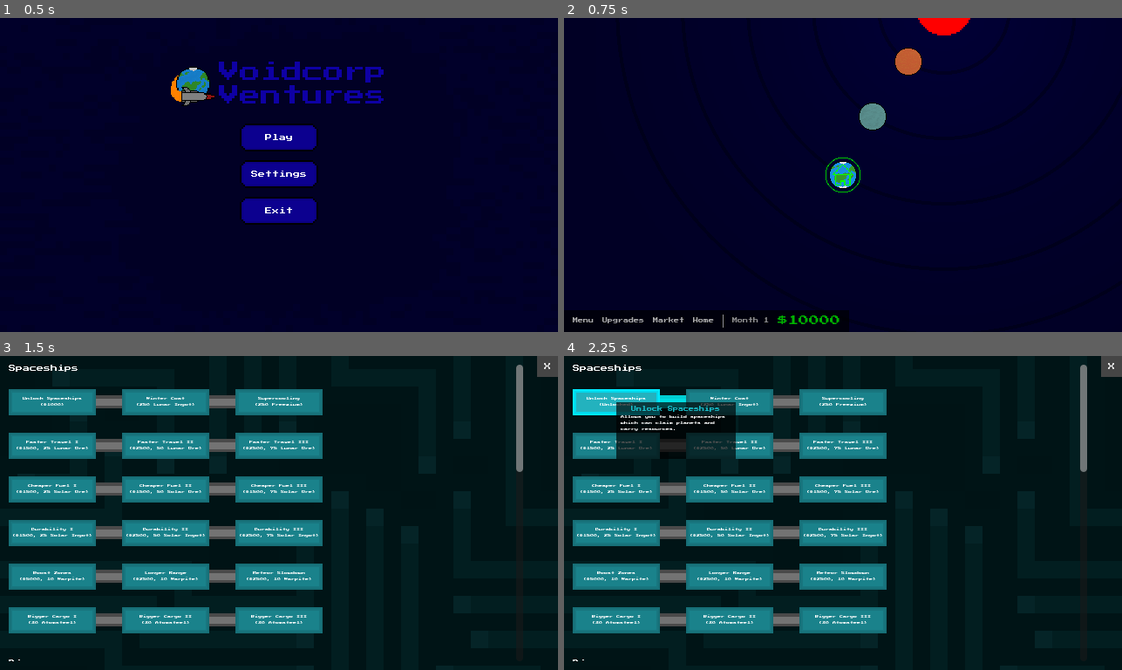
Above: before the commit, frames 1-4 (two rows, left to right).
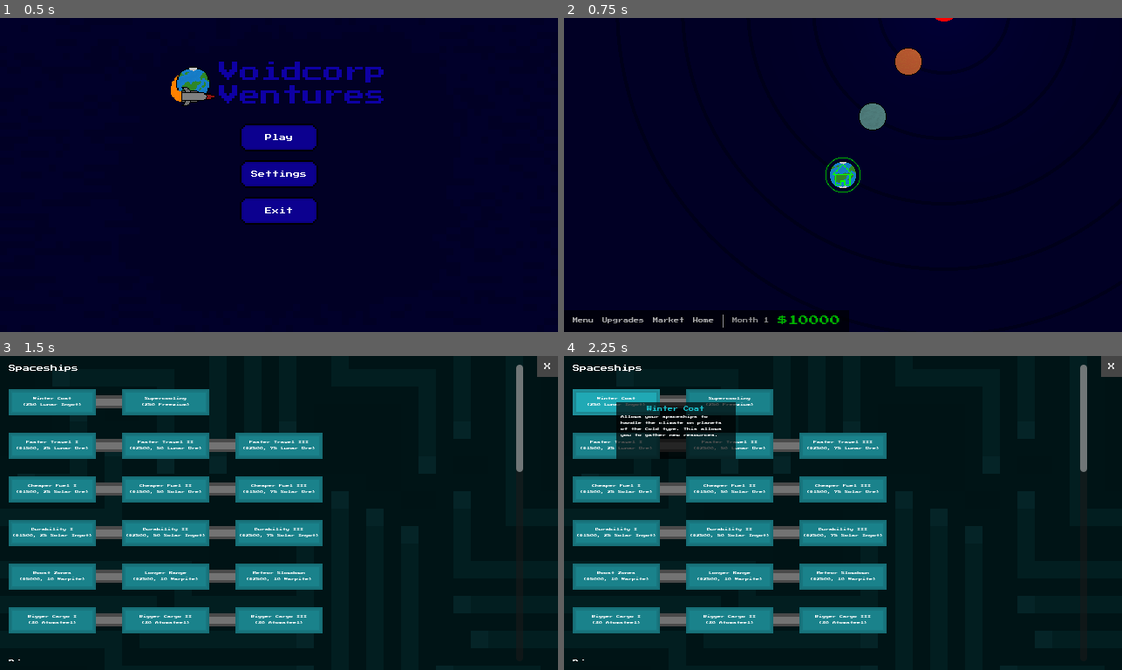
Above: after the commit, the same moments.

Repository: fmachek/voidcorp-ventures
Game: Godot game, scene res://scenes/Game.tscn
Same seed, same stepped clock (60 frames per second), same inputs: the game is played once before the commit and once after it. Sound files missing from this copy of the repository are replaced by a short silence.
Inputs (mouse positions are in pixels of both pictures, inside the frame that each line leads up to):
- Up to frame 1 (0.5 s): no input
- Up to frame 2 (0.75 s): click "Play" at 0.5 s
- Up to frame 3 (1.5 s): click "Upgrades" at 1.25 s
- Up to frame 4 (2.25 s): click (614, 403) at 2 s, where only the run before the commit has a clickable "Unlock Spaceships ($1000)"

Frame 1 is identical in both runs. In frame 2, 0.5% of the frame differs, in the area x 47-73%, y 0-55%; in frame 3, 1.7%; in frame 4, 2.7%, in the area x 1-58%, y 10-26%.

Commit message:
qol: Improve tooltip behavior
Improvements:
- Upgrade, planet and spaceship tooltips no longer overflow from the screen
- Planet tooltips no longer overlap with the planet UI

Bug fixes:
- Spaceship UI elements now detect the mouse correctly

Diff:
--- a/scenes/gameobjects/systems/HomePlanetarySystem.tscn
+++ b/scenes/gameobjects/systems/HomePlanetarySystem.tscn
@@ -107,6 +107,7 @@
 
 [node name="PlanetIndicatorPanel" parent="Panel" instance=ExtResource("4_7rlj0")]
 layout_mode = 1
+mouse_filter = 2
 
 [connection signal="input_event" from="Area2D" to="." method="_on_area_2d_input_event"]
 [connection signal="mouse_entered" from="Area2D" to="." method="_on_area_2d_mouse_entered"]
--- a/scenes/gameobjects/systems/objects/Star.tscn
+++ b/scenes/gameobjects/systems/objects/Star.tscn
@@ -22,7 +22,6 @@
 script = ExtResource("1_rld4i")
 
 [node name="Sprite2D" type="Sprite2D" parent="."]
-scale = Vector2(2, 2)
 texture = ExtResource("1_88gev")
 
 [node name="PointLight2D" type="PointLight2D" parent="Sprite2D"]
--- a/scenes/ui/spaceships/SpaceshipUnit.tscn
+++ b/scenes/ui/spaceships/SpaceshipUnit.tscn
@@ -15,6 +15,7 @@
 offset_right = 65.0
 offset_bottom = 38.0
 mouse_filter = 0
+mouse_force_pass_scroll_events = false
 mouse_default_cursor_shape = 2
 script = ExtResource("1_sve46")
 
@@ -39,6 +40,7 @@
 grow_horizontal = 2
 grow_vertical = 2
 rotation = -0.261799
+mouse_filter = 2
 texture = ExtResource("2_evwuw")
 stretch_mode = 5
 
--- a/scenes/ui/systems/PlanetIndicatorPanel.tscn
+++ b/scenes/ui/systems/PlanetIndicatorPanel.tscn
@@ -21,3 +21,6 @@
 layout_mode = 2
 theme_override_constants/separation = 16
 alignment = 2
+
+[node name="TextureRect" type="TextureRect" parent="."]
+layout_mode = 2
--- a/scenes/ui/upgrades/UpgradeUI.tscn
+++ b/scenes/ui/upgrades/UpgradeUI.tscn
@@ -83,16 +83,6 @@
 layout_mode = 2
 theme_override_constants/separation = 0
 
-[node name="UpgradeButton" parent="TextureRect/MarginContainer/ScrollContainer/VBoxContainer/UpgradeTrack1/UpgradeRow" node_paths=PackedStringArray("tooltip") instance=ExtResource("3_ybmuu")]
-custom_minimum_size = Vector2(60, 0)
-layout_mode = 2
-upgrade_id = 1
-tooltip = NodePath("../../../../../../../UpgradeTooltip")
-
-[node name="UpgradeConnection" parent="TextureRect/MarginContainer/ScrollContainer/VBoxContainer/UpgradeTrack1/UpgradeRow" node_paths=PackedStringArray("upgrade_button") instance=ExtResource("3_oo27c")]
-layout_mode = 2
-upgrade_button = NodePath("../UpgradeButton")
-
 [node name="UpgradeButton2" parent="TextureRect/MarginContainer/ScrollContainer/VBoxContainer/UpgradeTrack1/UpgradeRow" node_paths=PackedStringArray("tooltip") instance=ExtResource("3_ybmuu")]
 custom_minimum_size = Vector2(60, 0)
 layout_mode = 2
--- a/scripts/ui/tooltips/planet_tooltip.gd
+++ b/scripts/ui/tooltips/planet_tooltip.gd
@@ -1,4 +1,4 @@
-extends Node
+extends Control
 class_name PlanetTooltip
 ## This class represents the tooltip that shows up when you hover over a [Planet].
 
@@ -35,10 +35,33 @@
 
 ## Moves the tooltip to the mouse position every frame, but only if it's currently visible.
 func _process(delta: float) -> void:
-	if planet != null and self.visible:
-		var mouse_pos = get_viewport().get_mouse_position()
-		$ColorRect.position.x = mouse_pos.x
-		$ColorRect.position.y = mouse_pos.y - $ColorRect.size.y
+	if planet != null and visible:
+		var rect_width = $ColorRect.size.x
+		var mouse_pos = get_global_mouse_position()
+
+		var new_pos = mouse_pos
+
+		var game_ui = $"/root/Game/UILayer/GameUI"
+		var planet_ui = game_ui.get_node("PlanetUI")
+
+		var limit_x
+		if planet_ui.visible:
+			limit_x = planet_ui.global_position.x
+		else:
+			limit_x = game_ui.global_position.x + game_ui.size.x
+
+		if mouse_pos.x > limit_x:
+			var x_difference = mouse_pos.x - limit_x
+			new_pos.x -= x_difference
+
+		if new_pos.x + rect_width > limit_x:
+			new_pos.x -= rect_width
+
+		var limit_y = planet_ui.global_position.y
+		if mouse_pos.y - $ColorRect.size.y > limit_y:
+			new_pos.y -= $ColorRect.size.y
+
+		global_position = new_pos
 
 ## This function updates the tooltip contents such as the planet name label and
 ## owned label.
--- a/scripts/ui/tooltips/spaceship_tooltip.gd
+++ b/scripts/ui/tooltips/spaceship_tooltip.gd
@@ -9,8 +9,22 @@
 
 func _process(delta: float) -> void:
 	if spaceship != null:
+		var rect_width = $ColorRect.size.x
 		var mouse_pos = get_global_mouse_position()
-		self.global_position = mouse_pos + Vector2(0, -self.size.y)
+
+		var new_pos = mouse_pos
+
+		var game_ui = $"/root/Game/UILayer/GameUI"
+		var planet_ui = game_ui.get_node("PlanetUI")
+
+		var limit_x = game_ui.global_position.x + game_ui.size.x
+
+		if new_pos.x + rect_width > limit_x:
+			new_pos.x -= rect_width
+
+		new_pos.y -= $ColorRect.size.y
+
+		global_position = new_pos
 
 
 func load_spaceship(spaceship: Spaceship) -> void:
Not shown: 1 places in scenes/Game.tscn that only renumber resources
Not shown: 1 places in scenes/gameobjects/systems/DiscoverablePlanetarySystem.tscn that only renumber resources
Not shown: 1 places in scenes/gameobjects/systems/HomePlanetarySystem.tscn that only renumber resources
Not shown: 1 places in scenes/gameobjects/systems/objects/BlackHole.tscn that only renumber resources
Not shown: 1 places in scenes/gameobjects/systems/objects/Planet.tscn that only renumber resources
Not shown: 1 places in scenes/gameobjects/systems/objects/Star.tscn that only renumber resources
Not shown: 1 places in scenes/ui/game/PlanetUI.tscn that only renumber resources
Not shown: 1 places in scenes/ui/spaceships/SpaceshipUnit.tscn that only renumber resources
Not shown: 1 places in scenes/ui/upgrades/UpgradeUI.tscn that only renumber resources
